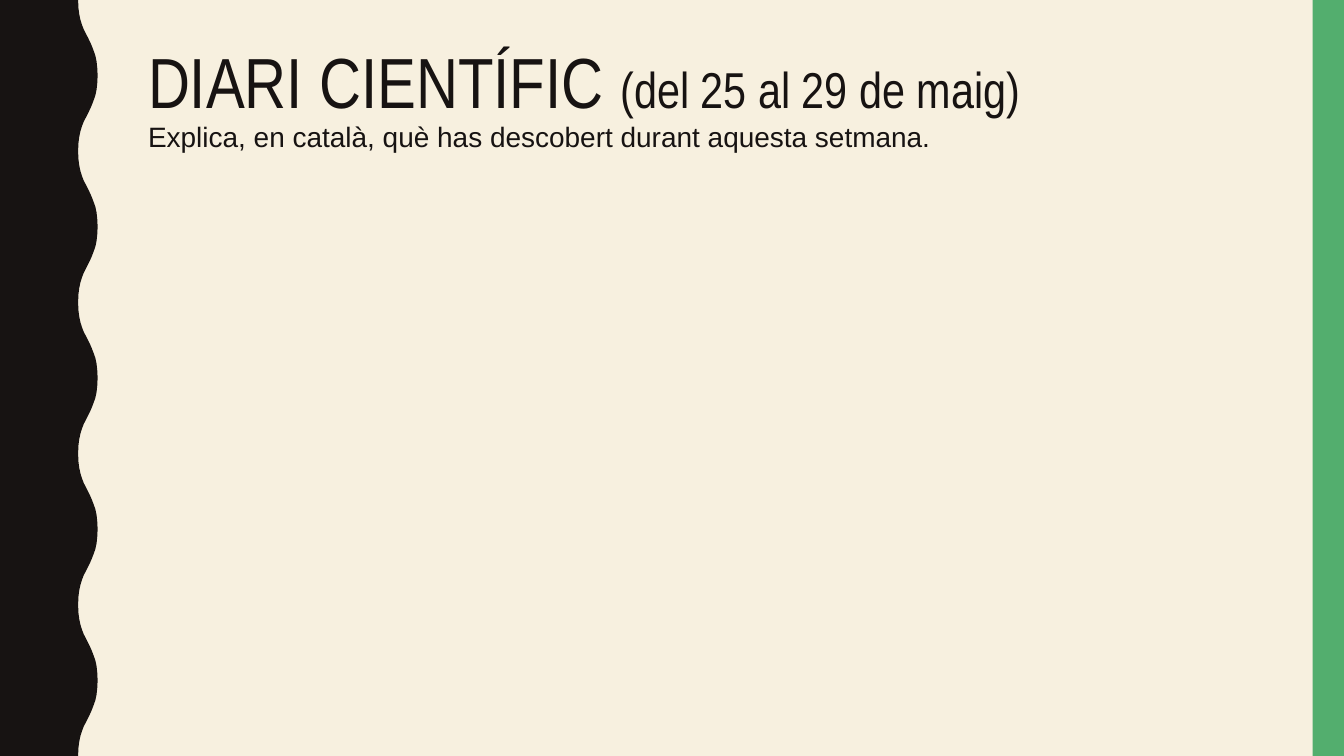
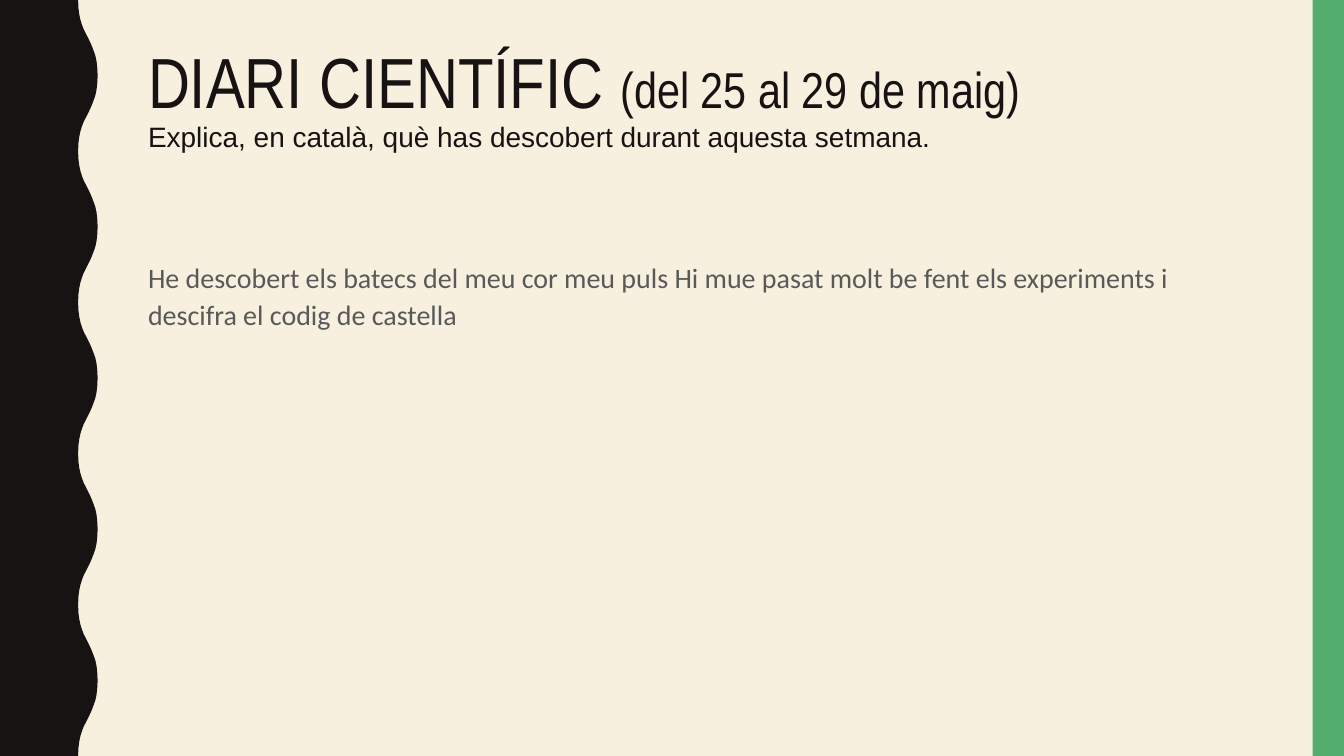
Before and after one commit to 360kbcn/Deures, a slide deck: slide 33 of 25-29-5-2020/Marc Rios 3a setmana Experiments.pptx. Drawn at 1344x756 pixels with LibreOffice and Linux fonts; fonts in the diff are those of the drawing. Boxes give left, top, right and bottom in pixels: in the first picture for what was removed or moved away, otherwise in the second. Text is boxed around its words. In the diff, an @@ line names an element or a change of style, - is before the commit and + after.

```diff
--- a/25-29-5-2020/Marc Rios 3a setmana Experiments.pptx
+++ b/25-29-5-2020/Marc Rios 3a setmana Experiments.pptx
@@ text added at box(148, 268, 1167, 330), 15 pt, text #595959 @@
+He descobert els batecs del meu cor meu puls Hi mue pasat molt be fent els experiments i descifra el codig de castella
```
Also in this commit, not shown: 5 other slides changed, 1 slide added, 1 slide removed, 4 other files.
